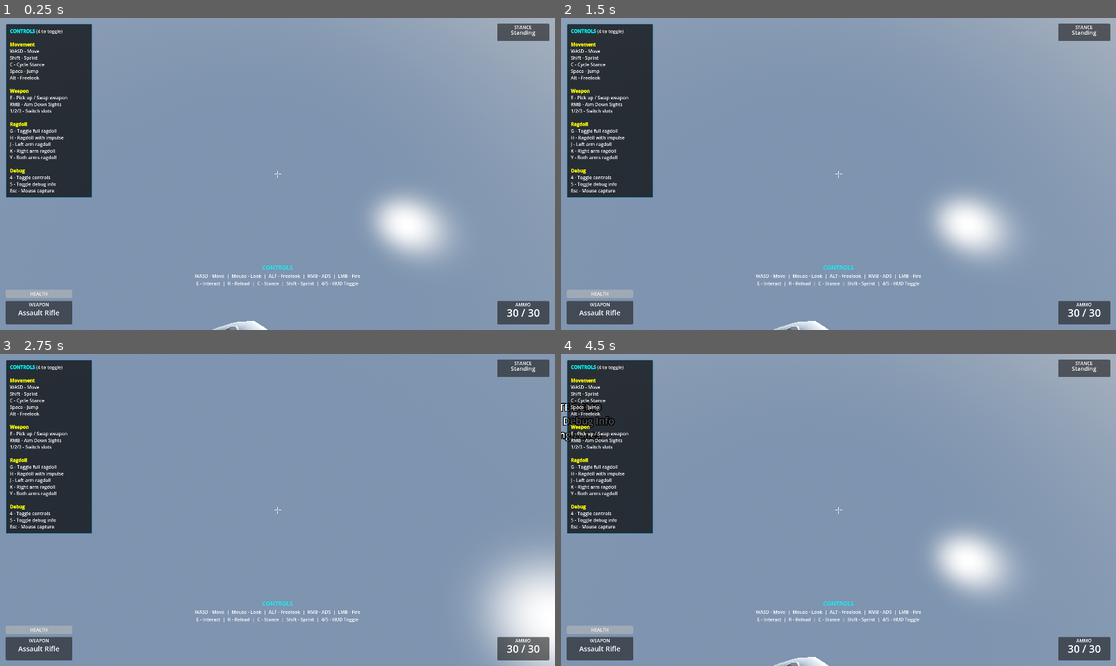
Above: before the commit, frames 1-4 (two rows, left to right).
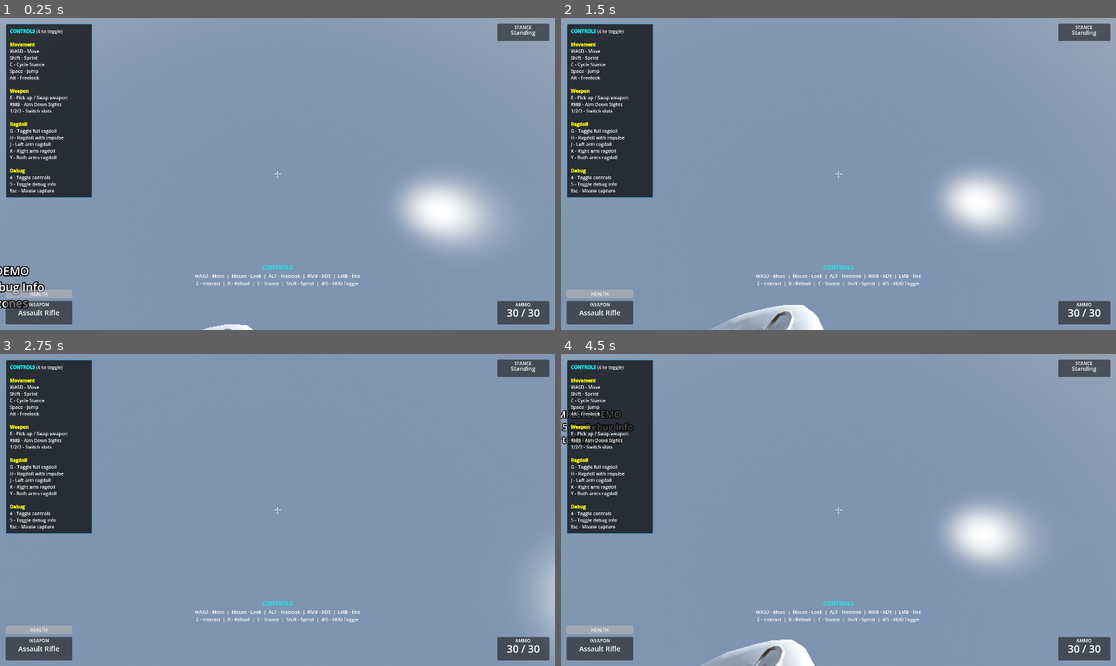
Above: after the commit, the same moments.

Repository: lmf-git/fpp-ik-ads
Game: Godot game, scene res://scenes/enhanced_demo.tscn
Same seed, same stepped clock (60 frames per second), same inputs: the game is played once before the commit and once after it.
Inputs (mouse positions are in pixels of both pictures, inside the frame that each line leads up to):
- Up to frame 1 (0.25 s): no input
- Up to frame 2 (1.5 s): tap Enter (ui_accept) at 0.5 s; move the mouse to (960, 158) at 0.52 s; hold D (move_right) 0.53-1.28 s; hold Alt (freelook) 0.53-1.28 s; click (960, 158) at 0.67 s; tap Space (jump) at 0.77 s; tap E (interact) at 0.8, 1.35 s; move the mouse to (727, 189) at 1.27 s; hold S (move_back) from 1.28 s (still down)
- Up to frame 3 (2.75 s): tap Space (jump) at 1.52 s; tap Alt (freelook) at 1.55 s; move the mouse to (333, 441) at 2.02 s; release S (move_back) at 2.03 s; hold D (move_right) from 2.03 s (still down); hold Right mouse button (aim_down_sights) from 2.03 s (still down); tap E (interact) at 2.3 s
- Up to frame 4 (4.5 s): move the mouse to (810, 572) at 2.77 s; release D (move_right) at 2.78 s; release Right mouse button (aim_down_sights) at 2.78 s; hold W (move_forward) 2.78-3.53 s; tap C (crouch) at 2.85 s; click (810, 572) at 2.92 s; tap Space (jump) at 3.02, 3.77 s; tap Alt (freelook) at 3.05, 4.35 s; move the mouse to (1005, 556) at 3.52 s; press the mouse at (1005, 556) at 3.53 s; hold A (move_left) from 3.53 s (still down); tap E (interact) at 3.8 s; move the mouse to (672, 463) at 4.27 s; release the mouse at (672, 463) at 4.28 s

The runs differ from the first frame. In frame 1, 4.7% of the frame differs, in the area x 0-90%, y 51-100%; in frame 2, 4.0%; in frame 3, 3.9%; in frame 4, 5.3%, in the area x 0-86%, y 15-100%.

Commit message:
Fix node path errors and GDScript warnings
## Fixed Critical Errors
- Changed unique name references (%) to full node paths for nodes inside instanced scenes
  - Skeleton3D, AnimationPlayer, cameras, etc. are inside CharacterModel (gltf instance)
  - Unique names don't propagate outside instanced scenes
  - Now using get_node_or_null() with full relative paths

## Fixed Warnings
- Renamed 'velocity' variable to 'move_velocity' to avoid shadowing CharacterBody3D.velocity
- Prefixed unused parameters with underscore:
  - _is_freelooking, _is_third_person in character_controller_main.gd
  - _delta, _velocity in ik_locomotion.gd functions
  - _bone_idx in ragdoll_controller_refactored.gd
- Added freelook_changed signal emission when freelook state changes

## Files Modified
- scripts/character_controller_main.gd
- scripts/components/camera_controller_component.gd
- scripts/components/ragdoll_controller_refactored.gd
- scripts/ik_locomotion.gd

Scene should now load without errors.

Diff:
--- a/scripts/character_controller_main.gd
+++ b/scripts/character_controller_main.gd
@@ -23,13 +23,13 @@
 @onready var ik_locomotion: IKLocomotion = $IKLocomotion
 
 # ===== SCENE REFERENCES - Using unique names (%) for reliability =====
-@onready var skeleton: Skeleton3D = %Skeleton3D
-@onready var fps_camera: Camera3D = %FPSCamera
-@onready var third_person_camera: Camera3D = %ThirdPersonCamera
-@onready var interaction_ray: RayCast3D = %InteractionRay
-@onready var animation_player: AnimationPlayer = %AnimationPlayer
-@onready var right_hand_ik: SkeletonIK3D = %RightHandIK
-@onready var left_hand_ik: SkeletonIK3D = %LeftHandIK
+@onready var skeleton: Skeleton3D = get_node_or_null("CharacterModel/RootNode/Skeleton3D")
+@onready var fps_camera: Camera3D = get_node_or_null("CharacterModel/RootNode/Skeleton3D/HeadAttachment/FPSCamera")
+@onready var third_person_camera: Camera3D = get_node_or_null("ThirdPersonCamera")
+@onready var interaction_ray: RayCast3D = get_node_or_null("CharacterModel/RootNode/Skeleton3D/HeadAttachment/FPSCamera/InteractionRay")
+@onready var animation_player: AnimationPlayer = get_node_or_null("CharacterModel/AnimationPlayer")
+@onready var right_hand_ik: SkeletonIK3D = get_node_or_null("CharacterModel/RootNode/Skeleton3D/RightHandIK")
+@onready var left_hand_ik: SkeletonIK3D = get_node_or_null("CharacterModel/RootNode/Skeleton3D/LeftHandIK")
 
 # ===== STATE =====
 var current_weapon: Weapon
@@ -105,10 +105,10 @@
 
 	# Update IK locomotion
 	if ik_locomotion and ik_locomotion.ik_mode_enabled and movement_controller:
-		var velocity := movement_controller.get_velocity()
+		var move_velocity := movement_controller.get_velocity()
 		var is_moving := movement_controller.is_moving()
 		var stance := movement_controller.get_stance()
-		ik_locomotion.update_locomotion(delta, velocity, is_moving, stance)
+		ik_locomotion.update_locomotion(delta, move_velocity, is_moving, stance)
 
 	# Check for interactions
 	_check_interactions()
@@ -180,11 +180,11 @@
 	if ik_locomotion and ik_locomotion.ik_mode_enabled:
 		ik_locomotion.start_jump()
 
-func _on_freelook_changed(is_freelooking: bool) -> void:
+func _on_freelook_changed(_is_freelooking: bool) -> void:
 	# Could trigger head turn animations or effects
 	pass
 
-func _on_camera_mode_changed(is_third_person: bool) -> void:
+func _on_camera_mode_changed(_is_third_person: bool) -> void:
 	# Adjust HUD or other systems based on camera mode
 	pass
 
--- a/scripts/components/camera_controller_component.gd
+++ b/scripts/components/camera_controller_component.gd
@@ -11,9 +11,9 @@
 @export var bone_config: BoneConfig
 
 @onready var character_body: CharacterBody3D = get_parent()
-@onready var skeleton: Skeleton3D = %Skeleton3D
-@onready var fps_camera: Camera3D = %FPSCamera
-@onready var third_person_camera: Camera3D = %ThirdPersonCamera
+@onready var skeleton: Skeleton3D = get_node_or_null("../CharacterModel/RootNode/Skeleton3D")
+@onready var fps_camera: Camera3D = get_node_or_null("../CharacterModel/RootNode/Skeleton3D/HeadAttachment/FPSCamera")
+@onready var third_person_camera: Camera3D = get_node_or_null("../ThirdPersonCamera")
 
 # State
 var camera_x_rotation: float = 0.0  # Pitch
@@ -70,7 +70,12 @@
 
 ## Update body rotation to follow camera (with freelook support)
 func _update_body_rotation(delta: float) -> void:
+	var was_freelooking := is_freelooking
 	is_freelooking = Input.is_action_pressed("freelook")
+
+	# Emit signal when state changes
+	if was_freelooking != is_freelooking:
+		freelook_changed.emit(is_freelooking)
 
 	if is_freelooking:
 		# Freelook: camera rotates independently
--- a/scripts/components/ragdoll_controller_refactored.gd
+++ b/scripts/components/ragdoll_controller_refactored.gd
@@ -11,7 +11,7 @@
 @export var collision_layer: int = 1
 @export var collision_mask: int = 1
 
-@onready var skeleton: Skeleton3D = %Skeleton3D
+@onready var skeleton: Skeleton3D = get_node_or_null("../CharacterModel/RootNode/Skeleton3D")
 @onready var character_body: CharacterBody3D = get_parent()
 
 var is_ragdoll_active: bool = false
@@ -143,7 +143,7 @@
 
 	print("Auto-generated %d PhysicalBone3D nodes" % physical_bones.size())
 
-func _create_physical_bone(bone_idx: int, bone_name: StringName) -> void:
+func _create_physical_bone(_bone_idx: int, bone_name: StringName) -> void:
 	var physical_bone := PhysicalBone3D.new()
 	physical_bone.name = "PhysicalBone_" + bone_name.replace("characters3d.com___", "")
 	physical_bone.bone_name = bone_name
--- a/scripts/ik_locomotion.gd
+++ b/scripts/ik_locomotion.gd
@@ -215,7 +215,7 @@
 		_update_damage_reaction(delta)
 		damage_reaction_time -= delta
 
-func _update_feet_ik(delta: float, velocity: Vector3, is_moving: bool):
+func _update_feet_ik(_delta: float, _velocity: Vector3, is_moving: bool):
 	"""Update foot IK targets for walking"""
 	if not left_foot_target or not right_foot_target or not character_body:
 		return
@@ -246,7 +246,7 @@
 		left_foot_target.global_position = char_pos + char_basis * Vector3(-0.15, base_y - char_pos.y, 0)
 		right_foot_target.global_position = char_pos + char_basis * Vector3(0.15, base_y - char_pos.y, 0)
 
-func _update_arm_swing(delta: float, velocity: Vector3, is_moving: bool):
+func _update_arm_swing(_delta: float, _velocity: Vector3, is_moving: bool):
 	"""Update arm IK targets for natural swing"""
 	if not left_hand_target or not right_hand_target or not character_body:
 		return
@@ -409,7 +409,7 @@
 
 	print("IKLocomotion: Damage reaction on ", limb, " (strength: ", strength, ")")
 
-func _update_damage_reaction(delta: float):
+func _update_damage_reaction(_delta: float):
 	"""Update damage reaction animation"""
 	var reaction_progress = 1.0 - (damage_reaction_time / 0.5)
 
